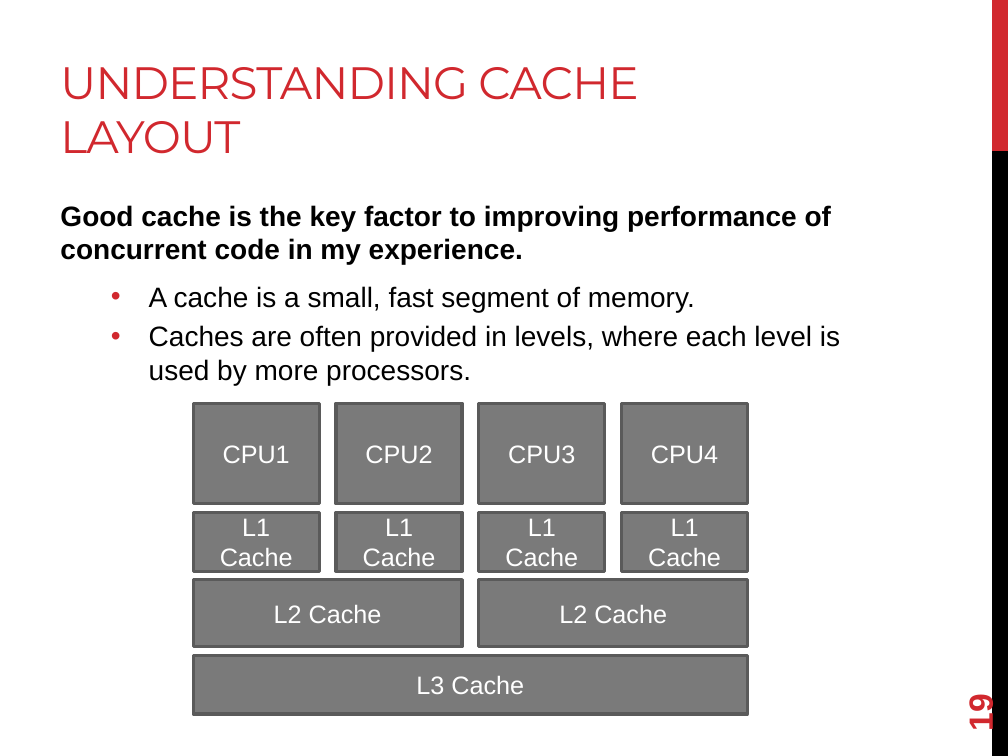
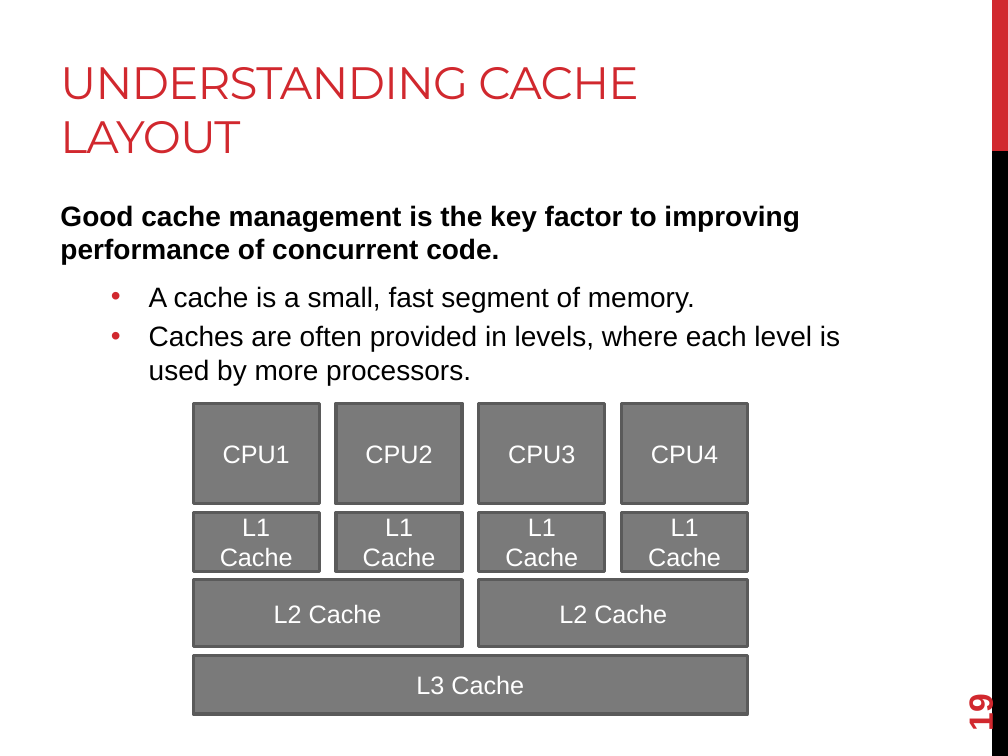
Before and after one commit to joshpeterson/DevelopingConcurrentSoftware, a slide deck: slide 19 of Lectures/Designing Concurrent Software/Designing Concurrent Software.pptx. Drawn at 1008x756 pixels with LibreOffice and Linux fonts; fonts in the diff are those of the drawing. Boxes give left, top, right and bottom in pixels: in the first picture for what was removed or moved away, otherwise in the second. Text is boxed around its words. In the diff, an @@ line names an element or a change of style, - is before the commit and + after.

```diff
--- a/Lectures/Designing Concurrent Software/Designing Concurrent Software.pptx
+++ b/Lectures/Designing Concurrent Software/Designing Concurrent Software.pptx
@@ text at [60,205,799,265]: text changed @@
-Good cache is the key factor to improving performance of concurrent code in my experience.
+Good cache management is the key factor to improving performance of concurrent code.
```
Also in this commit, not shown: 5 other slides changed, 1 slide added, 1 other file.
